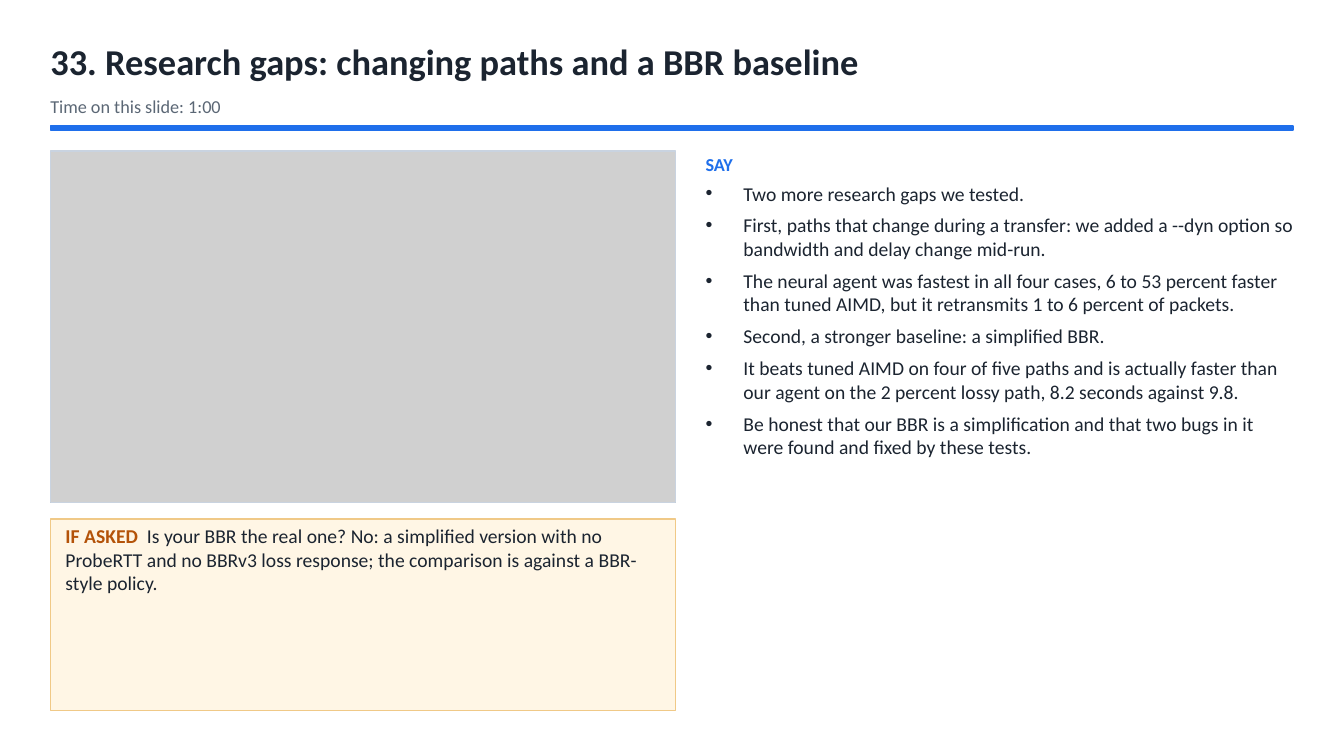
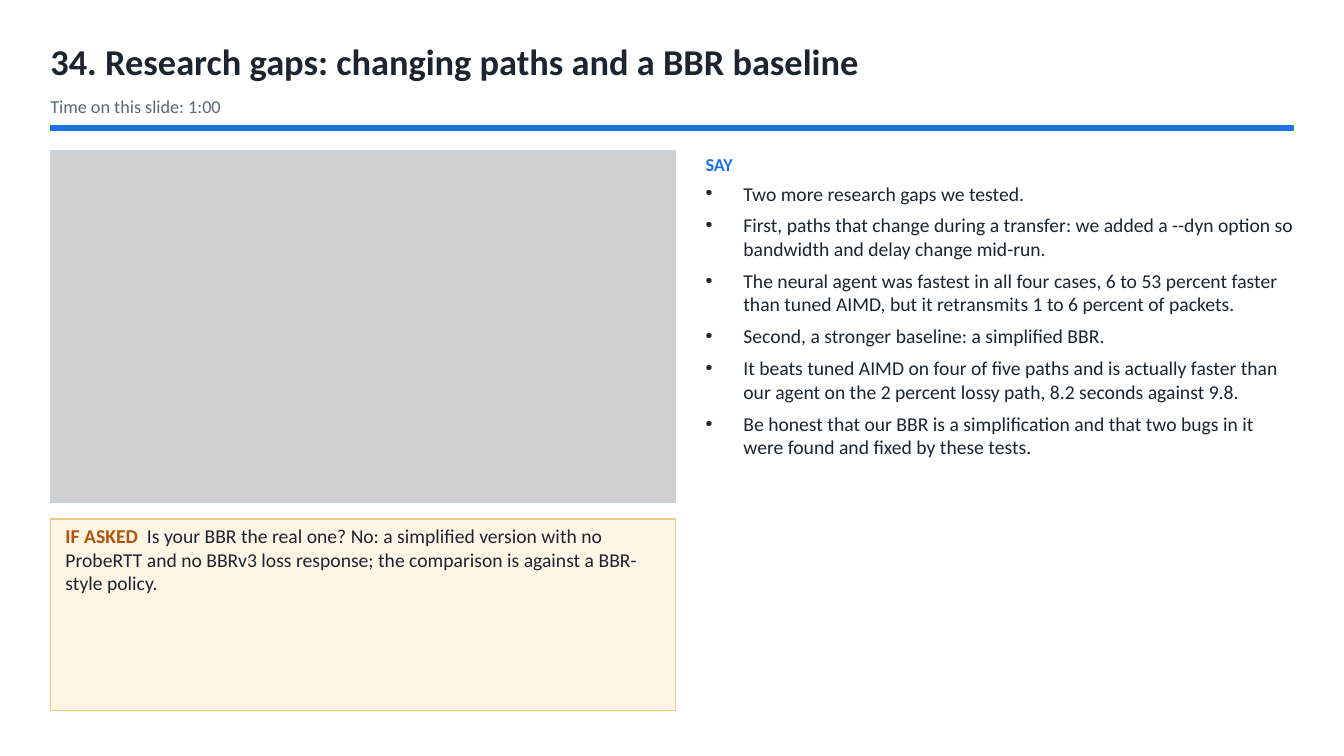
Before and after one commit to Capsturrrr/REPLIC, a slide deck: slide 36 of docs/RUDP_Host_Guide.pptx (slide 35 before the commit). Drawn at 1344x756 pixels with LibreOffice and Linux fonts; fonts in the diff are those of the drawing; grey boxes stand for pictures. Boxes give left, top, right and bottom in pixels: in the first picture for what was removed or moved away, otherwise in the second. Text is boxed around its words. In the diff, an @@ line names an element or a change of style, - is before the commit and + after.

```diff
--- a/docs/RUDP_Host_Guide.pptx
+++ b/docs/RUDP_Host_Guide.pptx
@@ text at (50, 49, 859, 81): text changed @@
-33. Research gaps: changing paths and a BBR baseline
+34. Research gaps: changing paths and a BBR baseline
```
Also in this commit, not shown: 7 other slides changed, 2 slides added, 5 other files.
